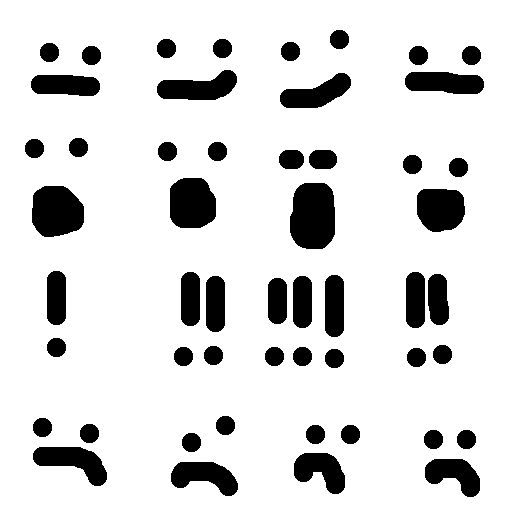
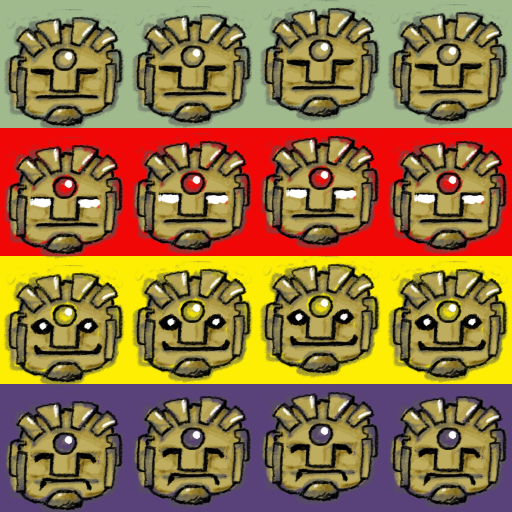
Layer changes from the first 512x512 image to the second:
added group "serious0 copy #2" with 6 layers above "serious0 copy #1" over [384, 0, 512, 128]
added layer "splat color #3" (multiply) in group "serious0 copy #2" over [384, 0, 512, 128]
added group "serious0 copy #1" with 6 layers above "serious0 copy" over [256, 0, 384, 128]
added layer "splat color #2" (multiply) in group "serious0 copy #1" over [256, 0, 384, 128]
added group "serious0 copy" with 6 layers above "expectant0 copy #2" over [128, 0, 256, 129]
added layer "splat color #1" (multiply) in group "serious0 copy" over [128, 0, 256, 128]
added group "expectant0 copy #2" with 6 layers above "expectant0 copy #1" over [384, 128, 512, 256]
added layer "splat color #7" (multiply) in group "expectant0 copy #2" over [384, 128, 512, 256]
added group "expectant0 copy #1" with 6 layers above "expectant0 copy" over [256, 128, 384, 256]
added layer "splat color #6" (multiply) in group "expectant0 copy #1" over [256, 128, 384, 256]
added group "expectant0 copy" with 6 layers above "expectant0" over [128, 128, 256, 256]
added layer "splat color #5" (multiply) in group "expectant0 copy" over [128, 128, 256, 256]
added group "expectant0" with 6 layers above "happy copy #2" over [0, 128, 128, 260]
added layer "splat color #4" (multiply) in group "expectant0" over [0, 128, 128, 256]
added group "happy copy #2" with 6 layers above "happy copy #1" over [384, 256, 512, 384]
added layer "splat color #11" (multiply) in group "happy copy #2" over [384, 256, 512, 384]
added group "happy copy #1" with 6 layers above "happy copy" over [256, 256, 384, 384]
added layer "splat color #10" (multiply) in group "happy copy #1" over [256, 256, 384, 384]
added group "happy" with 6 layers above "sas copy #2" over [0, 256, 128, 388]
added group "serious0" with 6 layers above "Layer #1" over [0, 0, 128, 132]
hid "Background" over [25, 30, 484, 497]
…and 92 more changes (92 added)
